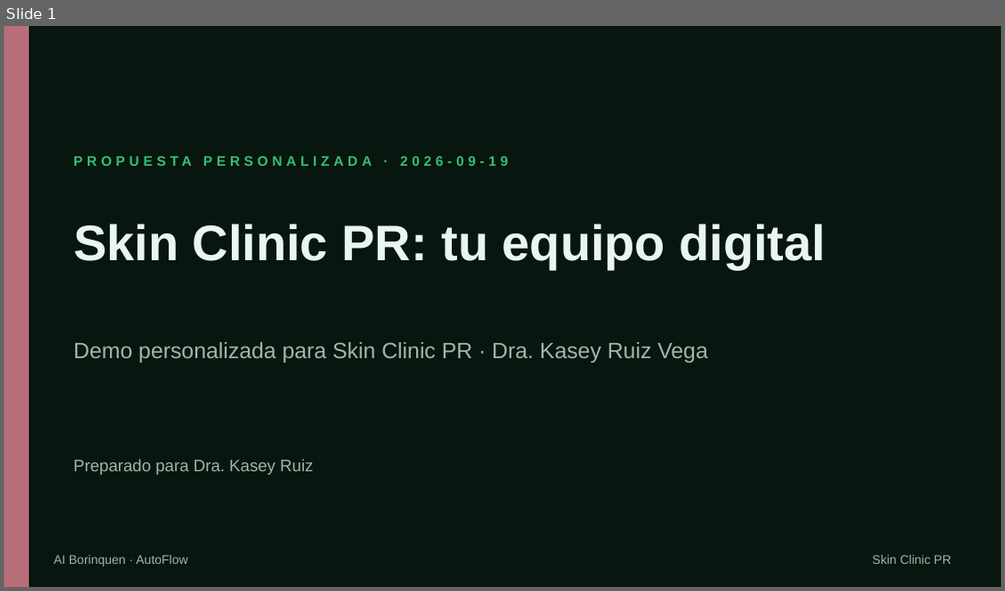
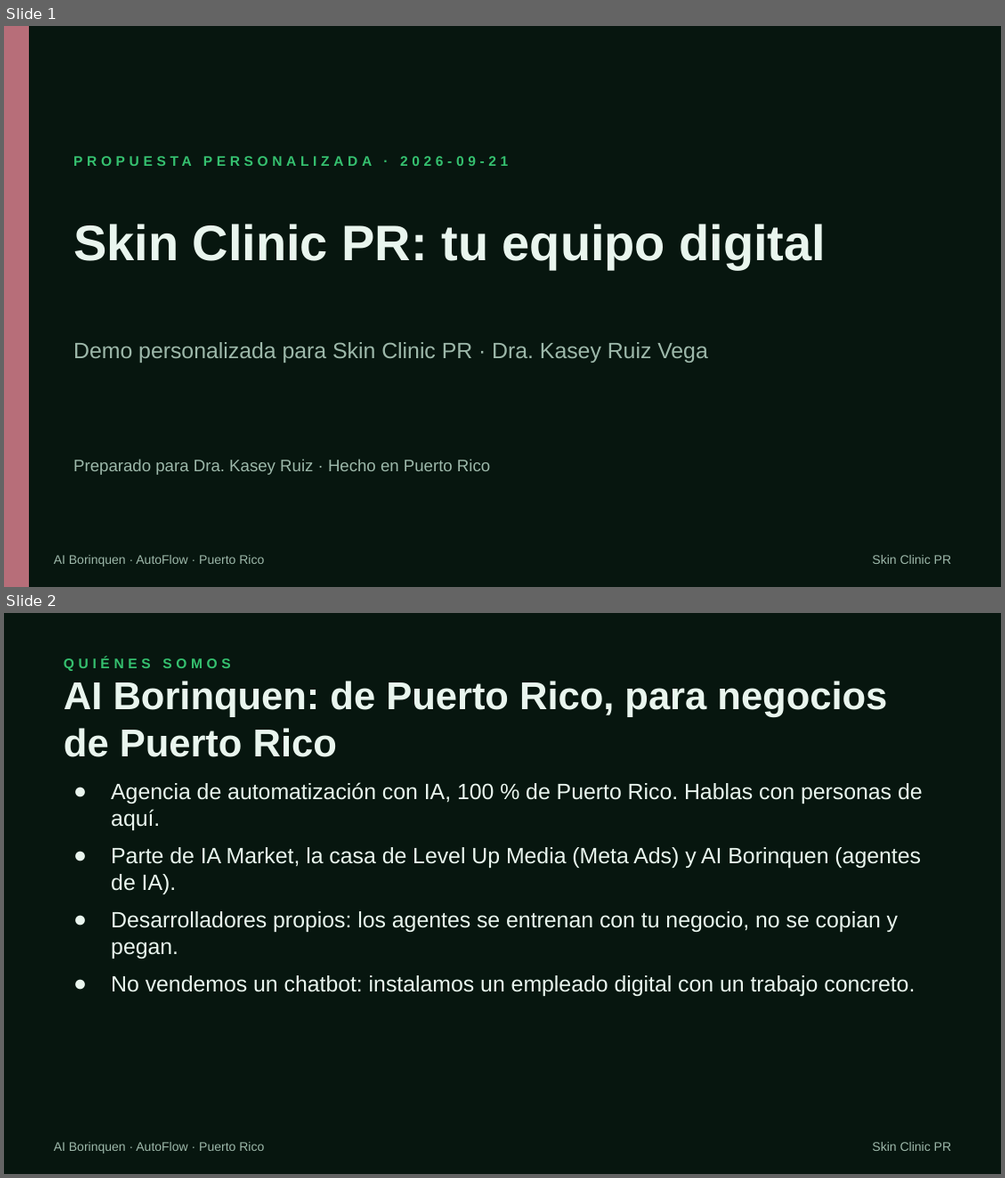
Before and after one commit to elvinayala/content-os, a slide deck: data/demos/skin-clinic-pr/site/skin-clinic-pr-autoflow.pptx. Shown one above the other, each under a label of ours: slide 1 before the commit, slides 1 and 2 after it. The pictures are 1005x591 and 1005x1178 pixels, drawn with LibreOffice and Linux fonts; fonts in the diff are those of the drawing. Boxes give left, top, right and bottom in pixels: in the first picture for what was removed or moved away, otherwise in the second. Text is boxed around its words. In the diff, an @@ line names an element or a change of style, - is before the commit and + after.

```diff
--- a/data/demos/skin-clinic-pr/site/skin-clinic-pr-autoflow.pptx
+++ b/data/demos/skin-clinic-pr/site/skin-clinic-pr-autoflow.pptx
@@ slide 2 added at <box>4,613,1001,1174</box>, background #07160F @@
@@ text added at <box>64,657,230,671</box>, 10 pt, text #35C06F, bold @@
+QUIÉNES SOMOS
@@ text added at <box>64,681,887,757</box>, 28 pt, text #E9F5EE, bold @@
+AI Borinquen: de Puerto Rico, para negocios de Puerto Rico
@@ text added at <box>111,782,922,996</box>, 16 pt, text #E9F5EE @@
+● Agencia de automatización con IA, 100 % de Puerto Rico. Hablas con personas de aquí.
+● Parte de IA Market, la casa de Level Up Media (Meta Ads) y AI Borinquen (agentes de IA).
+● Desarrolladores propios: los agentes se entrenan con tu negocio, no se copian y pegan.
+● No vendemos un chatbot: instalamos un empleado digital con un trabajo concreto.
@@ text added at <box>54,1142,264,1153</box>, 9 pt, text #9DB8AA @@
+AI Borinquen · AutoFlow · Puerto Rico
@@ text added at <box>872,1142,951,1151</box>, 9 pt, text #9DB8AA @@
+Skin Clinic PR
@@ slide 1 changed as well @@
@@ text at <box>64,145,961,176</box>: text changed @@
-PROPUESTA PERSONALIZADA · 2026-09-19
+PROPUESTA PERSONALIZADA · 2026-09-21
@@ text at <box>73,459,490,475</box>: text changed @@
-Preparado para Dra. Kasey Ruiz
+Preparado para Dra. Kasey Ruiz · Hecho en Puerto Rico
@@ text at <box>54,555,264,566</box>: text changed @@
-AI Borinquen · AutoFlow
+AI Borinquen · AutoFlow · Puerto Rico
```
Also in this commit, not shown: 8 other slides changed, 2 other slides added, 53 other files.
